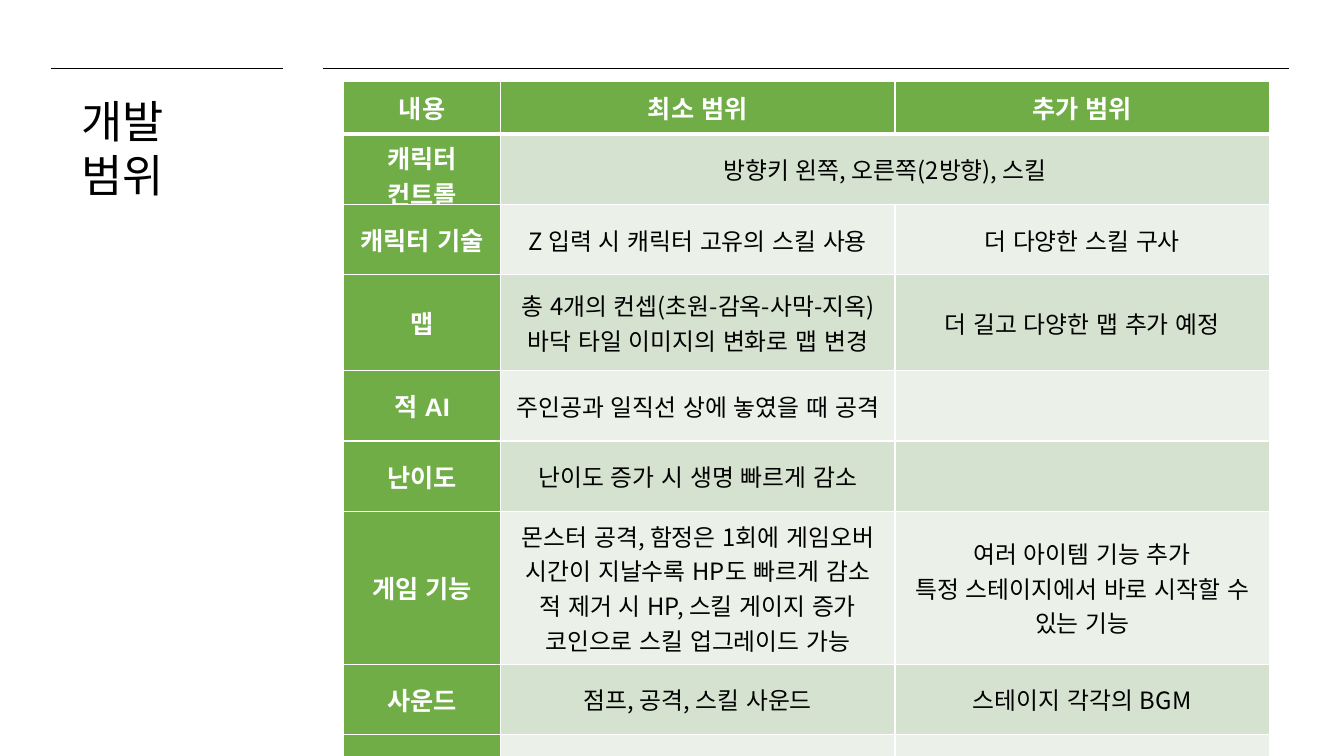
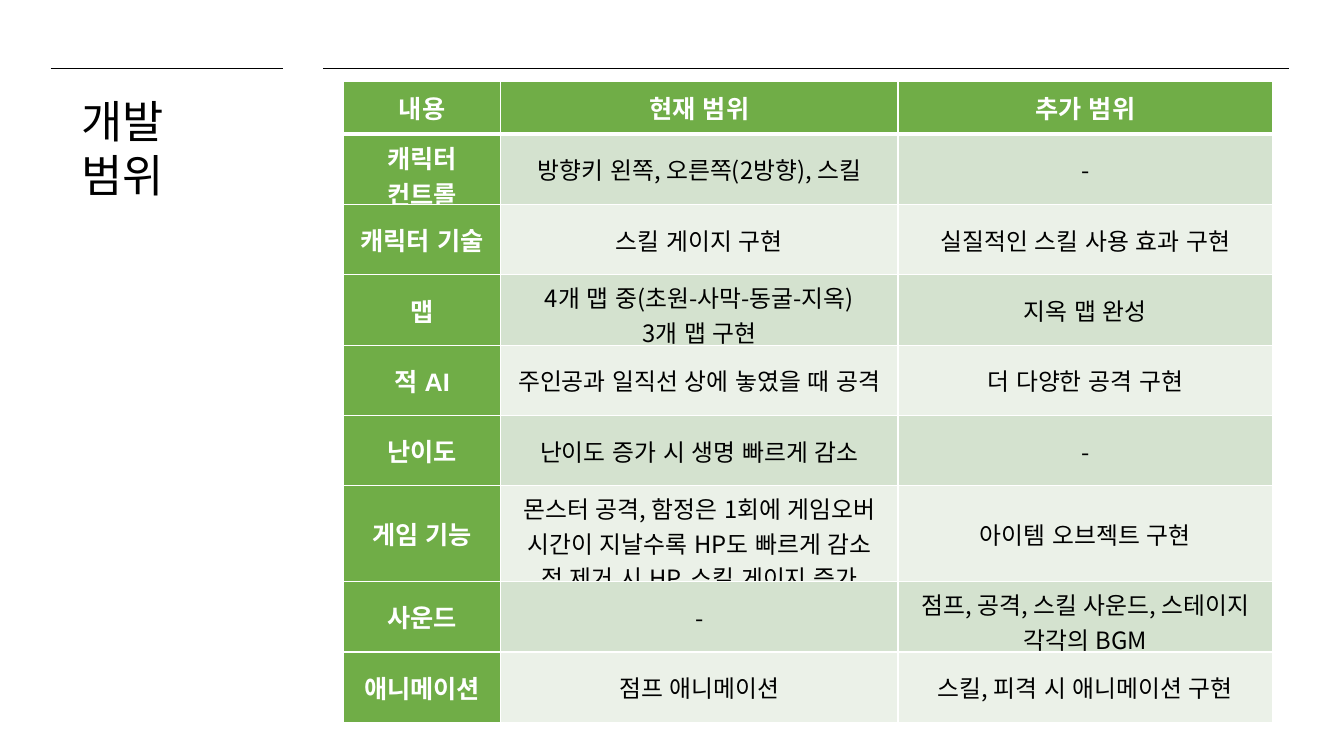
Before and after one commit to ssunine21/2DGP_2015180050, a slide deck: slide 3 of 2차발표자료.pptx (slide 6 before the commit). Drawn at 1344x756 pixels with LibreOffice and Linux fonts; fonts in the diff are those of the drawing. Boxes give left, top, right and bottom in pixels: in the first picture for what was removed or moved away, otherwise in the second. Text is boxed around its words. In the diff, an @@ line names an element or a change of style, - is before the commit and + after.

```diff
--- a/2차발표자료.pptx
+++ b/2차발표자료.pptx
@@ table at [344, 82, 1273, 723] @@
-row 1, column 2: 최소 범위
+row 1, column 2: 현재 범위
-row 2, column 3: 
+row 2, column 3: -
-row 3, column 2: Z 입력 시 캐릭터 고유의 스킬 사용
+row 3, column 2: 스킬 게이지 구현
-row 3, column 3: 더 다양한 스킬 구사
+row 3, column 3: 실질적인 스킬 사용 효과 구현
-row 4, column 2: 총 4개의 컨셉(초원-감옥-사막-지옥) / 바닥 타일 이미지의 변화로 맵 변경
+row 4, column 2: 4개 맵 중(초원-사막-동굴-지옥) / 3개 맵 구현
-row 4, column 3: 더 길고 다양한 맵 추가 예정
+row 4, column 3: 지옥 맵 완성
-row 5, column 3: 
+row 5, column 3: 더 다양한 공격 구현
-row 6, column 3: 
+row 6, column 3: -
-row 7, column 2: 몬스터 공격, 함정은 1회에 게임오버 / 시간이 지날수록 HP도 빠르게 감소 / 적 제거 시 HP, 스킬 게이지 증가 / 코인으로 스킬 업그레이드 가능
+row 7, column 2: 몬스터 공격, 함정은 1회에 게임오버 / 시간이 지날수록 HP도 빠르게 감소 / 적 제거 시 HP, 스킬 게이지 증가
-row 7, column 3: 여러 아이템 기능 추가 / 특정 스테이지에서 바로 시작할 수 있는 기능
+row 7, column 3: 아이템 오브젝트 구현
-row 8, column 2: 점프, 공격, 스킬 사운드
+row 8, column 2: -
-row 8, column 3: 스테이지 각각의 BGM
+row 8, column 3: 점프, 공격, 스킬 사운드, 스테이지 각각의 BGM
-row 9, column 2: 점프, 피격, 스킬 사용 시 애니메이션
+row 9, column 2: 점프 애니메이션
-row 9, column 3: 
+row 9, column 3: 스킬, 피격 시 애니메이션 구현
```
Also in this commit, not shown: 2 other slides changed, 2 slides added, 4 slides removed, 49 other files.
